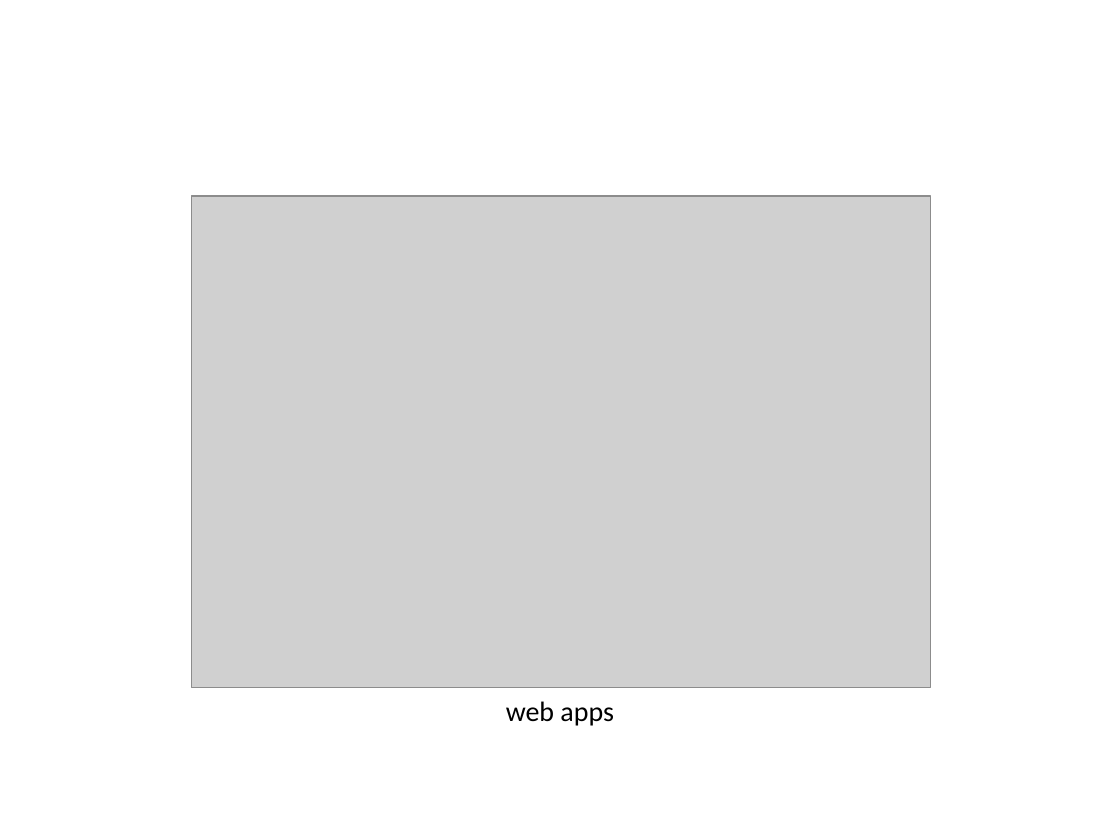
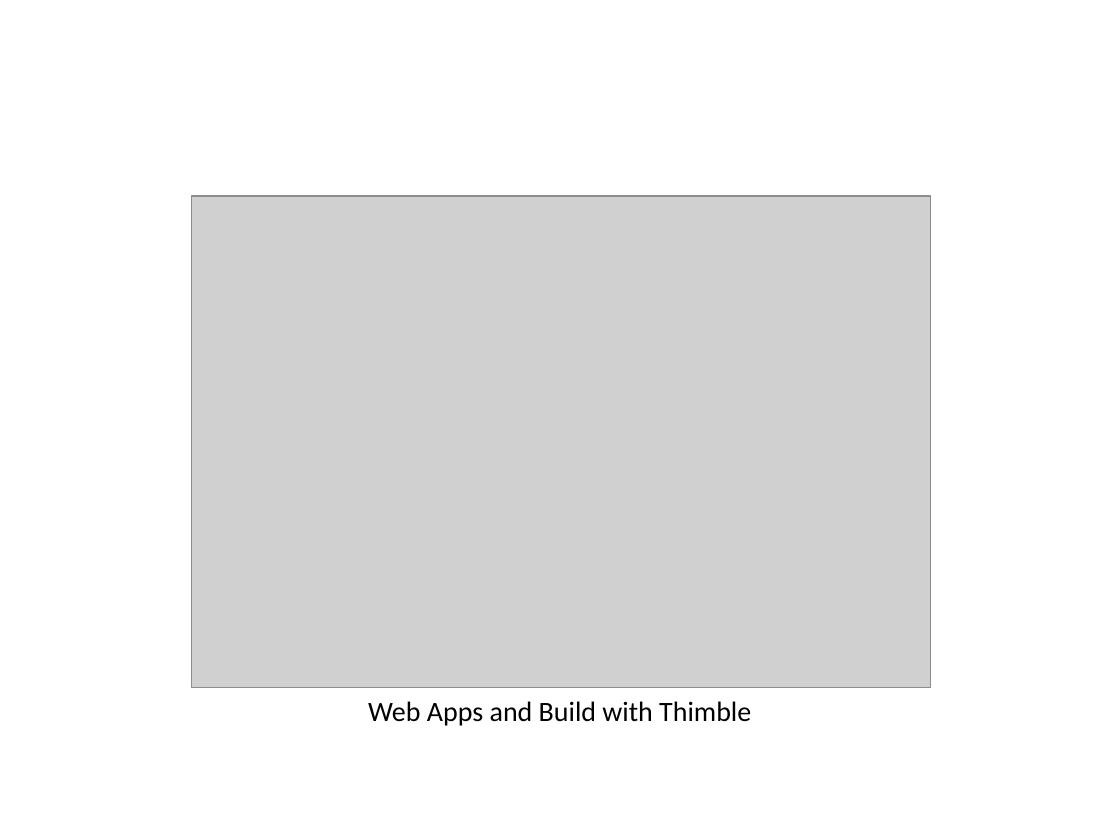
Before and after one commit to mr-eggleton/web-lit-core, a slide deck: slide 2 of powerpoints/09-web-apps-and-build-with-thimble.pptx. Drawn at 1120x840 pixels with LibreOffice and Linux fonts; fonts in the diff are those of the drawing; grey boxes stand for pictures. Boxes give left, top, right and bottom in pixels: in the first picture for what was removed or moved away, otherwise in the second. Text is boxed around its words. In the diff, an @@ line names an element or a change of style, - is before the commit and + after.

```diff
--- a/powerpoints/09-web-apps-and-build-with-thimble.pptx
+++ b/powerpoints/09-web-apps-and-build-with-thimble.pptx
@@ text at [368, 701, 751, 726]: text changed @@
-web apps
+Web Apps and Build with Thimble
```
Also in this commit, not shown: 1 slide added, 14 other files.
